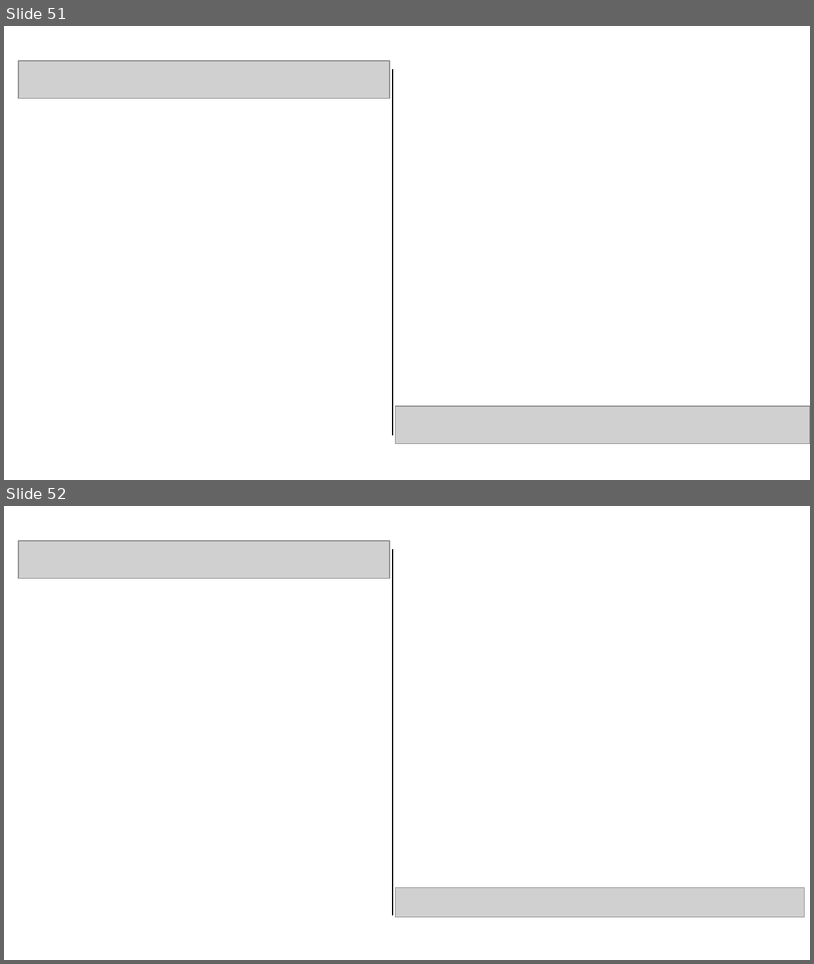
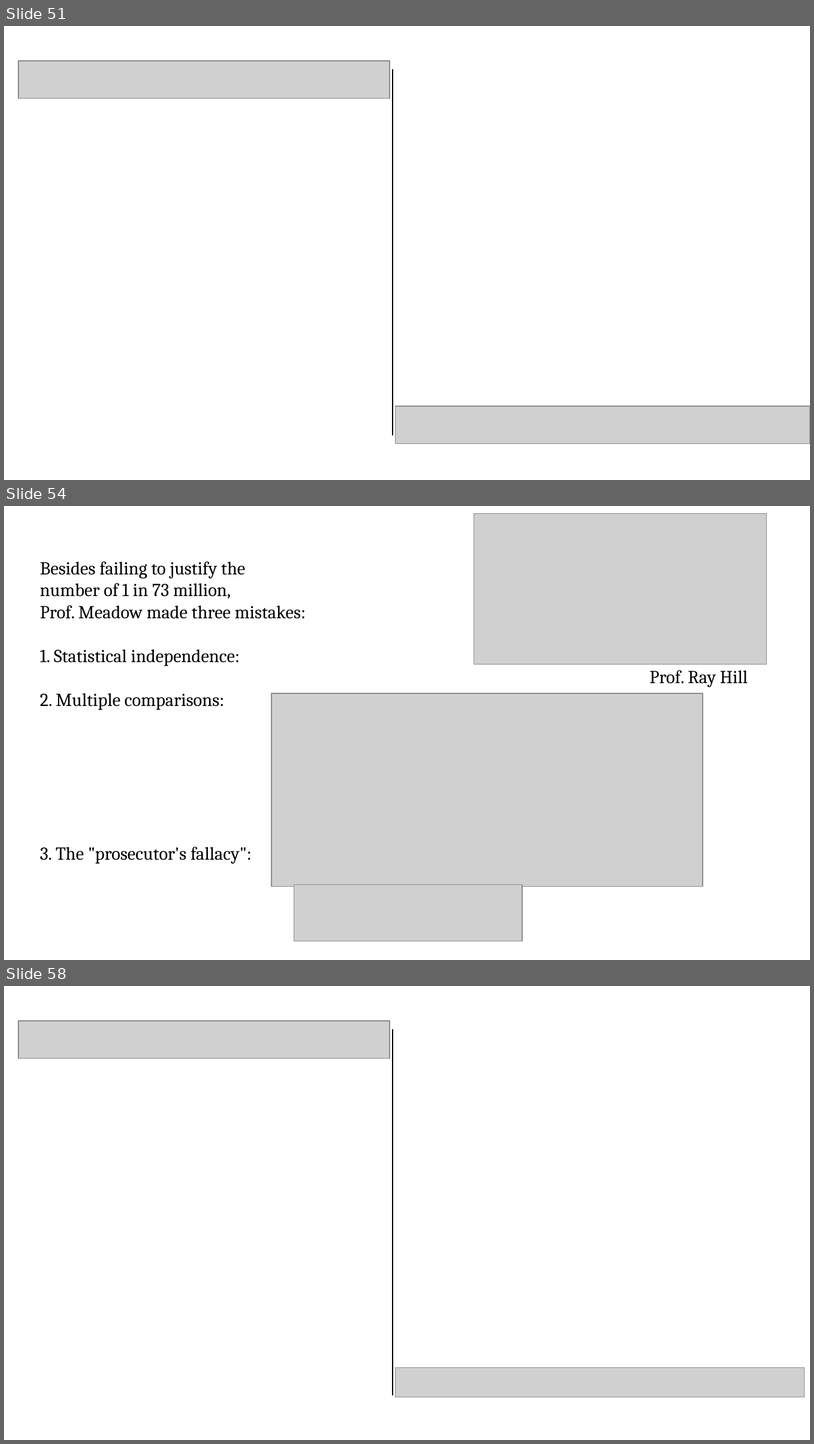
Before and after one commit to pvermees/geostats, a slide deck: slides/quizzes.odp. Shown one above the other, each under a label of ours: slides 51 and 52 before the commit, slides 51, 54 and 58 after it; the slides between them are not shown. The pictures are 814x964 and 814x1444 pixels, drawn with LibreOffice and Linux fonts; fonts in the diff are those of the drawing; grey boxes stand for pictures. Boxes give left, top, right and bottom in pixels: in the first picture for what was removed or moved away, otherwise in the second. Text is boxed around its words. In the diff, an @@ line names an element or a change of style, - is before the commit and + after.

```diff
--- a/slides/quizzes.odp
+++ b/slides/quizzes.odp
@@ slide 54 added at <box>4,506,810,960</box>, background #FFFFFF @@
@@ picture added at <box>474,514,768,665</box> @@
@@ text added at <box>40,561,306,864</box>, 18 pt, text #000000 @@
+Besides failing to justify the
+number of 1 in 73 million,
+Prof. Meadow made three mistakes:
+1. Statistical independence:
+2. Multiple comparisons:
+3. The "prosecutor's fallacy":
@@ text added at <box>650,670,748,687</box>, 18 pt, text #000000 @@
+Prof. Ray Hill
@@ picture added at <box>272,693,704,886</box> @@
@@ picture added at <box>294,885,523,942</box> @@
@@ what was slide 52 is now slide 58 @@
```
Also in this commit, not shown: 1 slide changed, 5 other slides added, 3 other files.
